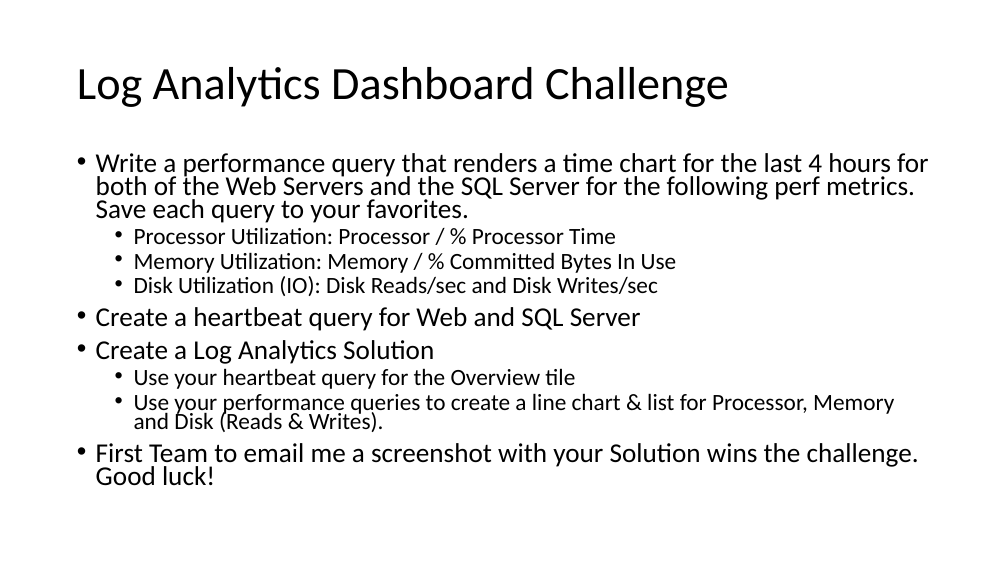
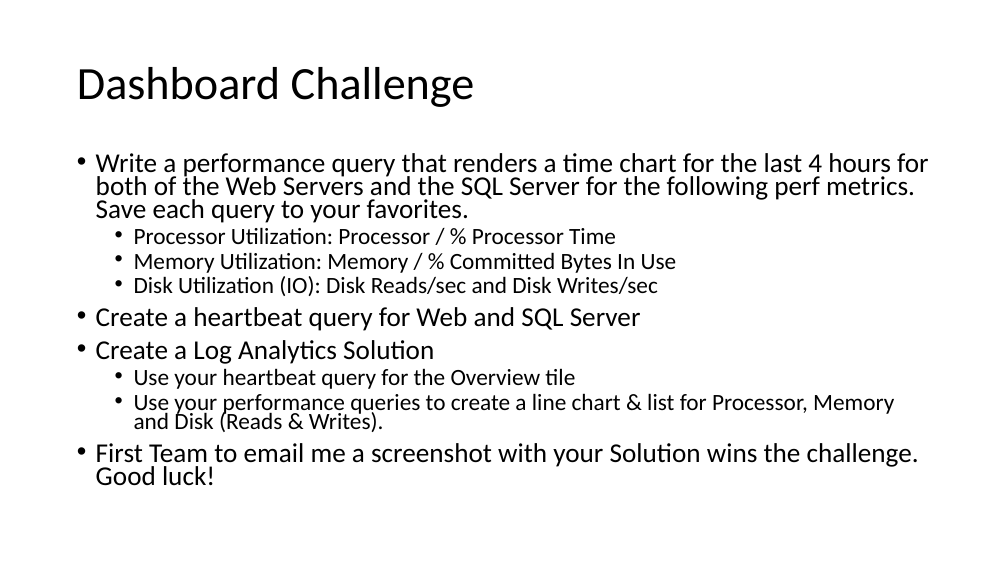
Before and after one commit to rkuehfus/pre-ready-2019-H1, a slide deck: slide 9 of Student/Guides/Challenges.pptx (slide 10 before the commit). Drawn at 1008x567 pixels with LibreOffice and Linux fonts; fonts in the diff are those of the drawing. Boxes give left, top, right and bottom in pixels: in the first picture for what was removed or moved away, otherwise in the second. Text is boxed around its words. In the diff, an @@ line names an element or a change of style, - is before the commit and + after.

```diff
--- a/Student/Guides/Challenges.pptx
+++ b/Student/Guides/Challenges.pptx
@@ title at <box>77,67,475,107</box>: text changed @@
-Log Analytics Dashboard Challenge
+Dashboard Challenge
```
Also in this commit, not shown: 5 other slides changed, 2 slides removed.
